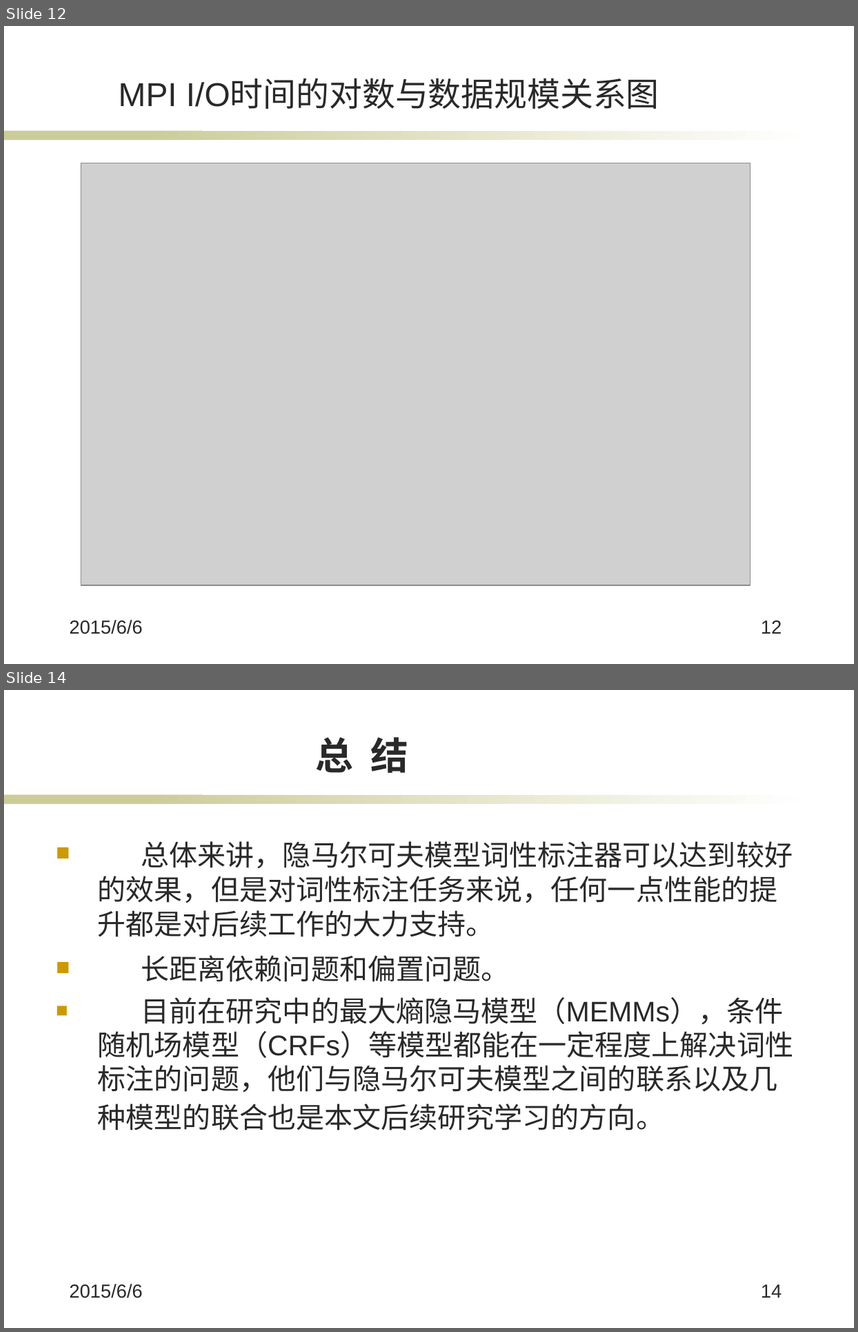
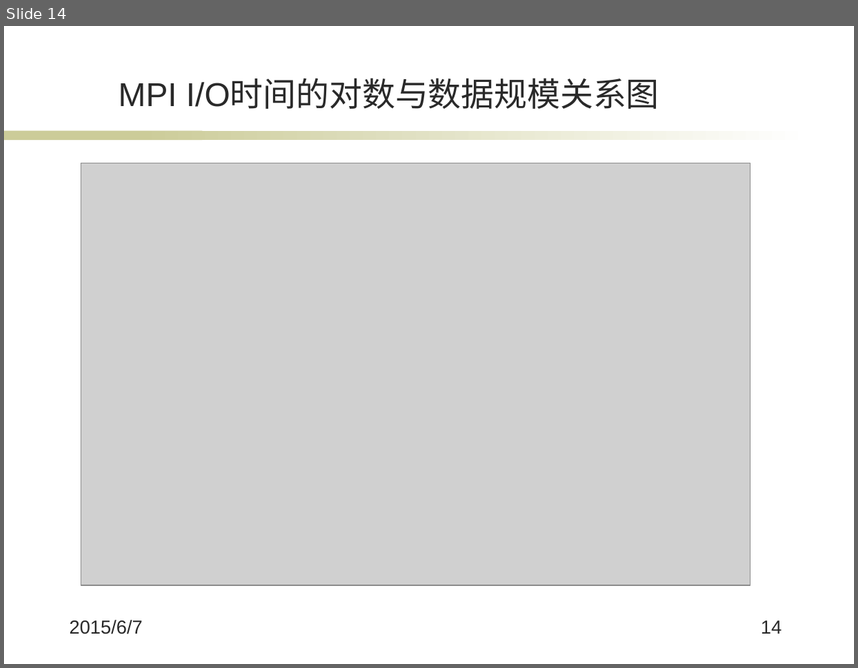
Before and after one commit to jiangxincode/thesis, a slide deck: 答辩.pptx. Shown one above the other, each under a label of ours: slides 12 and 14 before the commit, slide 14 after it; the slides between them are not shown. The pictures are 858x1332 and 858x668 pixels, drawn with LibreOffice and Linux fonts; fonts in the diff are those of the drawing; grey boxes stand for pictures; background and template pictures are left out. Boxes give left, top, right and bottom in pixels: in the first picture for what was removed or moved away, otherwise in the second. Text is boxed around its words. In the diff, an @@ line names an element or a change of style, - is before the commit and + after.

```diff
--- a/答辩.pptx
+++ b/答辩.pptx
@@ slide 14 removed at (4, 690, 854, 1328), background #FFFFFF; not listed: 2 template elements that a slide beside it also shows @@
@@ title removed at (316, 737, 408, 773) @@
-总 结
@@ text removed at (98, 841, 793, 1130) @@
-■ 总体来讲，隐马尔可夫模型词性标注器可以达到较好的效果，但是对词性标注任务来说，任何一点性能的提升都是对后续工作的大力支持。
-■ 长距离依赖问题和偏置问题。
-■ 目前在研究中的最大熵隐马模型（MEMMs），条件随机场模型（CRFs）等模型都能在一定程度上解决词性标注的问题，他们与隐马尔可夫模型之间的联系以及几种模型的联合也是本文后续研究学习的方向。
@@ text removed at (70, 1283, 143, 1298) @@
-2015/6/6
@@ page number removed at (761, 1284, 782, 1297) @@
-14
@@ what was slide 12 is now slide 14 @@
@@ slide 14 changed as well @@
@@ text at (70, 619, 143, 634): text changed @@
-2015/6/6
+2015/6/7
@@ page number at (761, 620, 782, 633): text changed @@
-12
+14
```
Also in this commit, not shown: 15 other slides changed, 2 slides added, 1 other slide removed, 4 other files.
